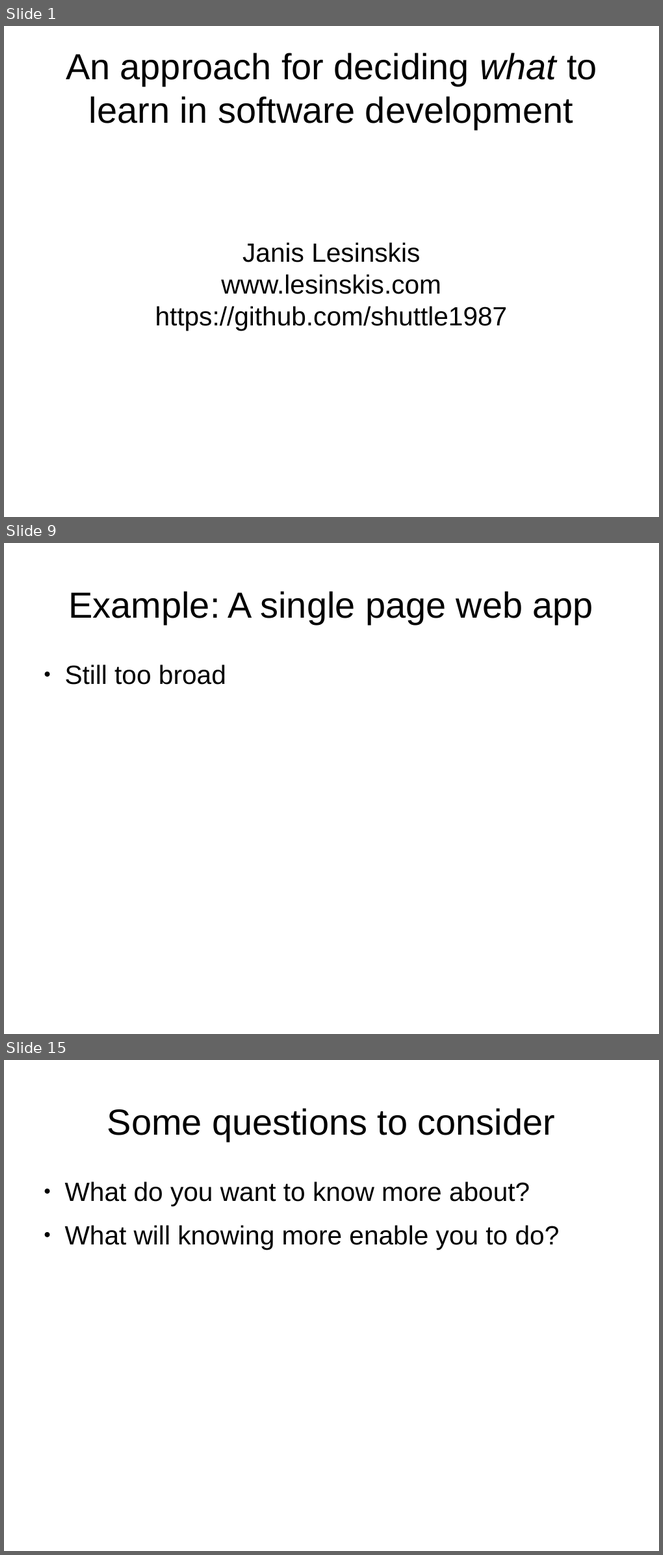
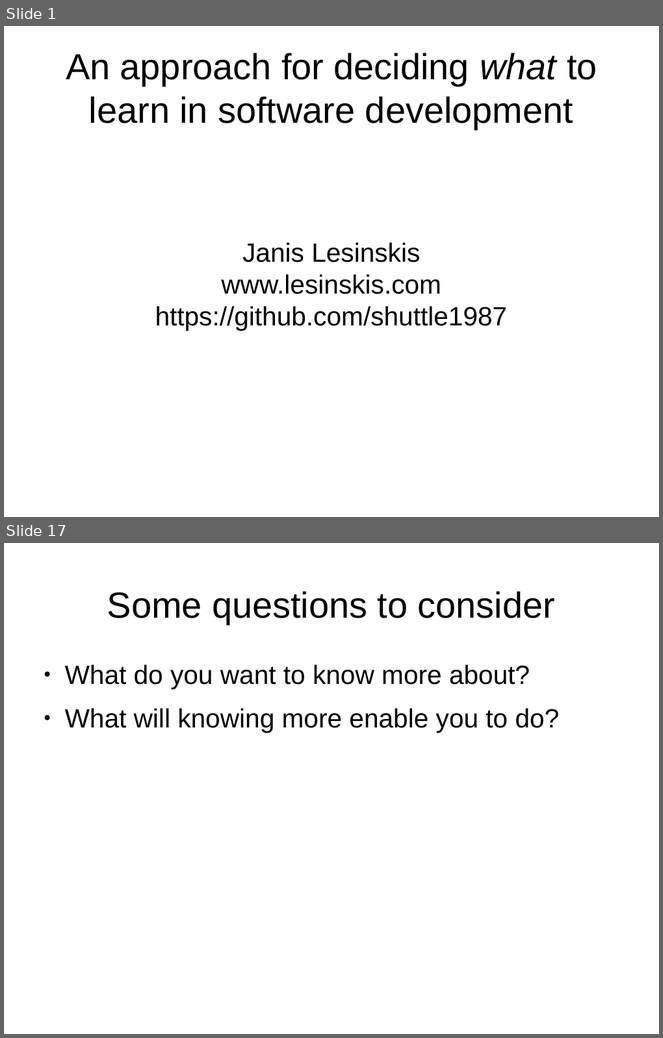
Before and after one commit to shuttle1987/CompCon2016, a slide deck: Slides.odp. Shown one above the other, each under a label of ours: slides 1, 9 and 15 before the commit, slides 1 and 17 after it; the slides between them are not shown. The pictures are 663x1555 and 663x1038 pixels, drawn with LibreOffice and Linux fonts; fonts in the diff are those of the drawing. Boxes give left, top, right and bottom in pixels: in the first picture for what was removed or moved away, otherwise in the second. Text is boxed around its words. In the diff, an @@ line names an element or a change of style, - is before the commit and + after.

```diff
--- a/Slides.odp
+++ b/Slides.odp
@@ slide 9 removed at bbox=[4, 543, 659, 1034], background #FFFFFF @@
@@ title removed at bbox=[69, 591, 594, 624] @@
-Example: A single page web app
@@ text removed at bbox=[65, 665, 226, 685] @@
-● Still too broad
@@ what was slide 15 is now slide 17 @@
```
Also in this commit, not shown: 5 slides changed, 8 slides added, 5 other slides removed.
